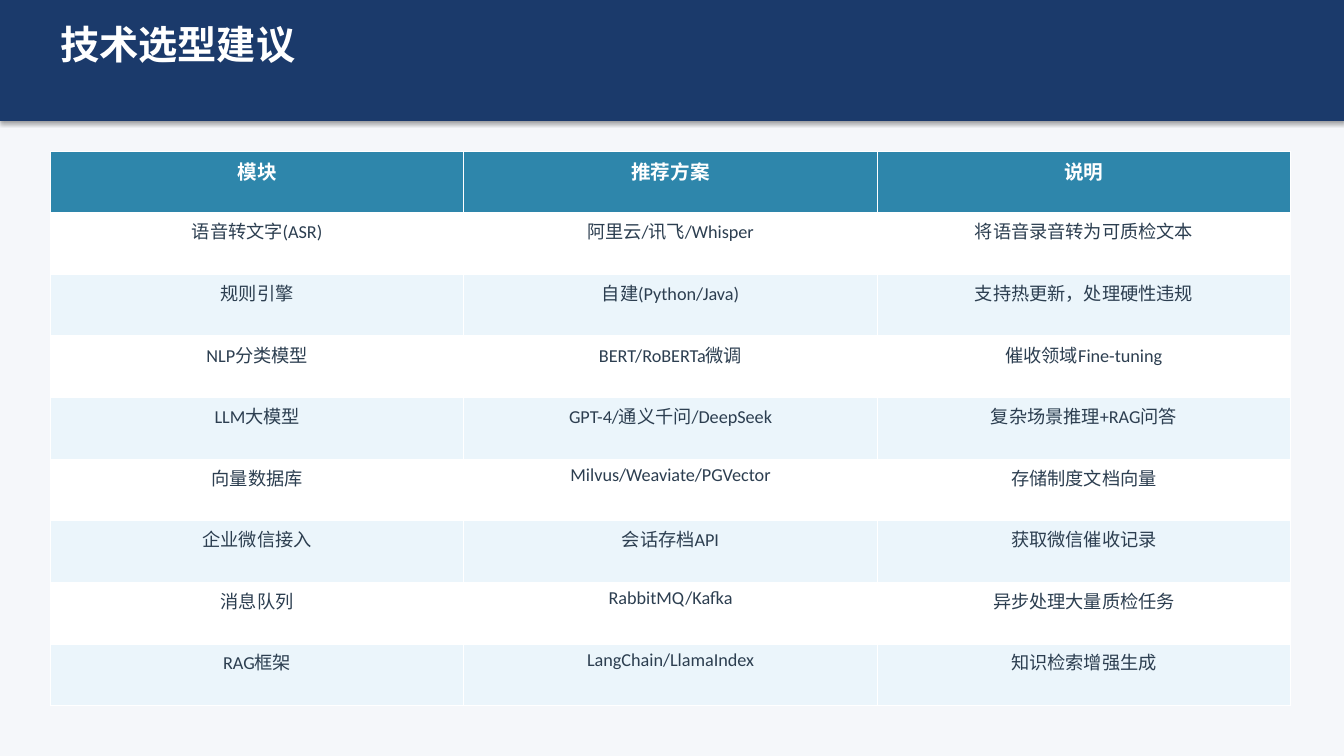
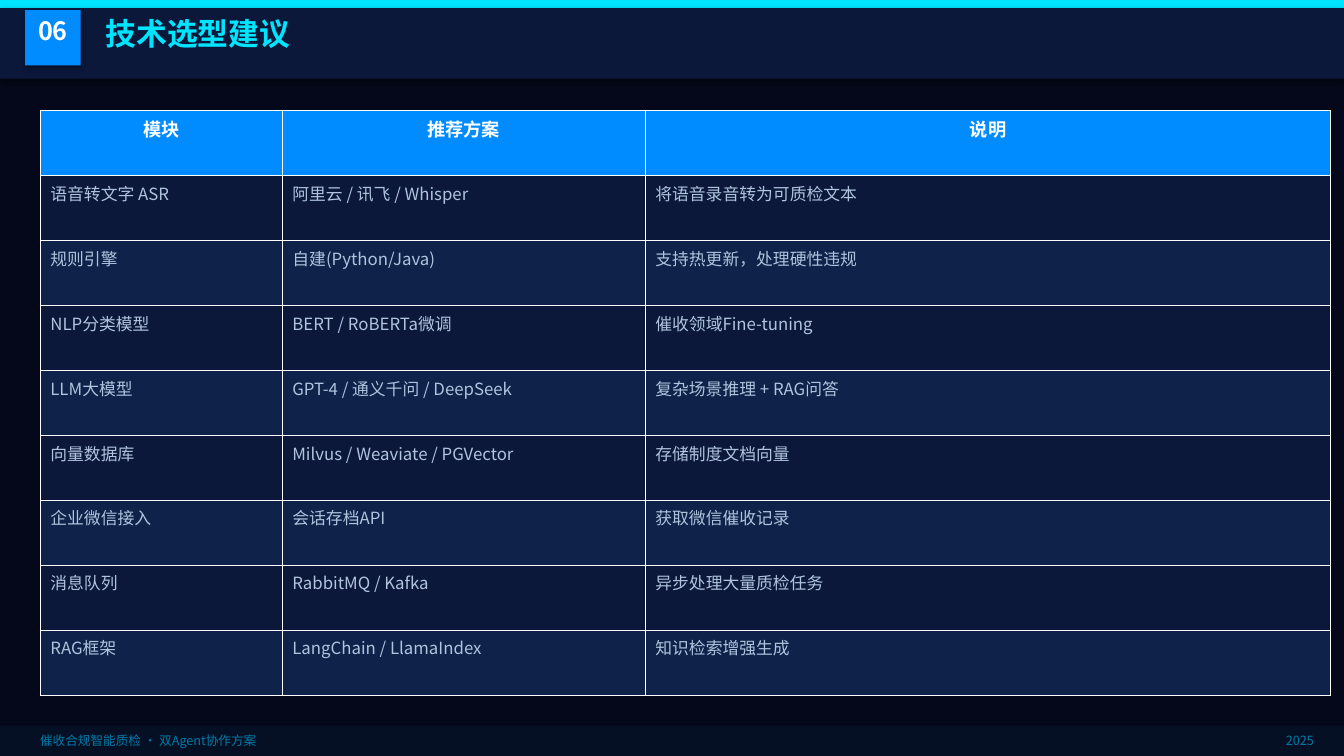
Before and after one commit to pengzhong200722-hue/DocBabel, a slide deck: slide 20 of docs/催收合规智能质检方案_双Agent协作体系.pptx. Drawn at 1344x756 pixels with LibreOffice and Linux fonts; fonts in the diff are those of the drawing. Boxes give left, top, right and bottom in pixels: in the first picture for what was removed or moved away, otherwise in the second. Text is boxed around its words. In the diff, an @@ line names an element or a change of style, - is before the commit and + after.

```diff
--- a/docs/催收合规智能质检方案_双Agent协作体系.pptx
+++ b/docs/催收合规智能质检方案_双Agent协作体系.pptx
@@ background #F5F7FA to #04081A @@
@@ rectangle resized from (x1=0, y1=0, x2=1344, y2=121) to (x1=0, y1=0, x2=1344, y2=8) @@
@@ rectangle at (x1=0, y1=0, x2=1344, y2=8): fill #1B3A6B to #00E5FF @@
@@ rectangle added at (x1=0, y1=8, x2=1344, y2=79), fill #0B183A @@
@@ rectangle added at (x1=25, y1=10, x2=81, y2=66), fill #008BFF @@
@@ text added at (x1=38, y1=21, x2=68, y2=41), 18 pt, text #FFFFFF, bold @@
+06
@@ text "技术选型建议" moved from (x1=60, y1=25, x2=295, y2=63) to (x1=106, y1=19, x2=291, y2=48) @@
@@ text "技术选型建议" at (x1=106, y1=19, x2=291, y2=48): size 28 to 22 pt, font Calibri to Noto Sans CJK SC, text colour #FFFFFF to #00E5FF @@
@@ table at (x1=40, y1=111, x2=1331, y2=696) @@
-row 2, column 1: 语音转文字(ASR)
+row 2, column 1: 语音转文字 ASR
-row 2, column 2: 阿里云/讯飞/Whisper
+row 2, column 2: 阿里云 / 讯飞 / Whisper
-row 4, column 2: BERT/RoBERTa微调
+row 4, column 2: BERT / RoBERTa微调
-row 5, column 2: GPT-4/通义千问/DeepSeek
+row 5, column 2: GPT-4 / 通义千问 / DeepSeek
-row 5, column 3: 复杂场景推理+RAG问答
+row 5, column 3: 复杂场景推理 + RAG问答
-row 6, column 2: Milvus/Weaviate/PGVector
+row 6, column 2: Milvus / Weaviate / PGVector
-row 8, column 2: RabbitMQ/Kafka
+row 8, column 2: RabbitMQ / Kafka
-row 9, column 2: LangChain/LlamaIndex
+row 9, column 2: LangChain / LlamaIndex
@@ fill #2E86AB to #008BFF in row 1 @@
@@ fill #FFFFFF to #0B183A in 12 cells @@
@@ fill #EBF5FB to #0E224A in 12 cells @@
@@ size 14 to 13 pt in "模块", "推荐方案", "说明" @@
@@ font Calibri to Noto Sans CJK SC in "模块", "推荐方案", "说明", "将语音录音转为可质检文本" and 15 more places @@
@@ size 13 to 12 pt, text colour #2C3E50 to #B0C4DE in "将语音录音转为可质检文本", "规则引擎", "自建(Python/Java)", "支持热更新，处理硬性违规" and 12 more places @@
@@ alignment centre to left @@
@@ table resized from (x1=50, y1=151, x2=1291, y2=706) to (x1=40, y1=111, x2=1331, y2=696) @@
@@ rectangle added at (x1=0, y1=726, x2=1344, y2=756), fill #061024 @@
@@ text added at (x1=40, y1=734, x2=256, y2=748), 9 pt, text #007AA8 @@
+催收合规智能质检 · 双Agent协作方案
@@ text added at (x1=1286, y1=735, x2=1314, y2=745), 9 pt, text #007AA8 @@
+2025
```
Also in this commit, not shown: 23 other slides changed, 1 slide added, 1 slide removed.
